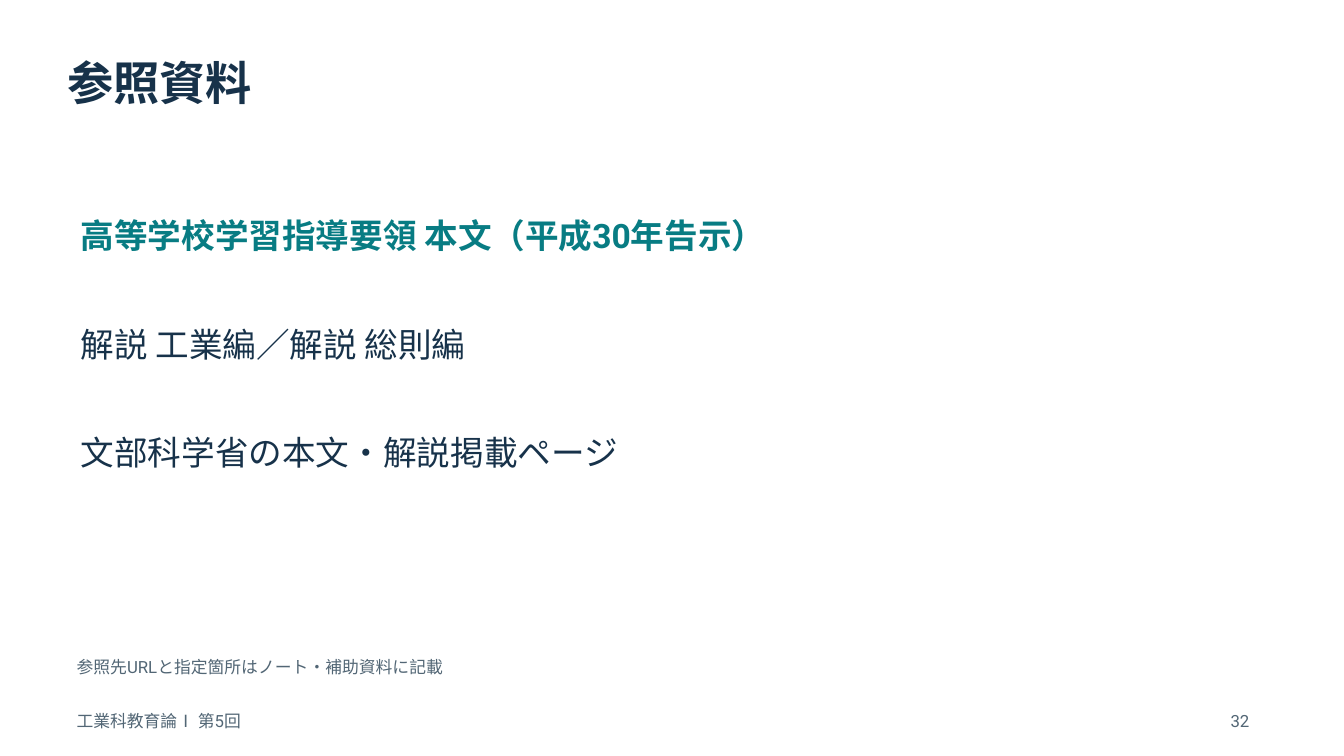
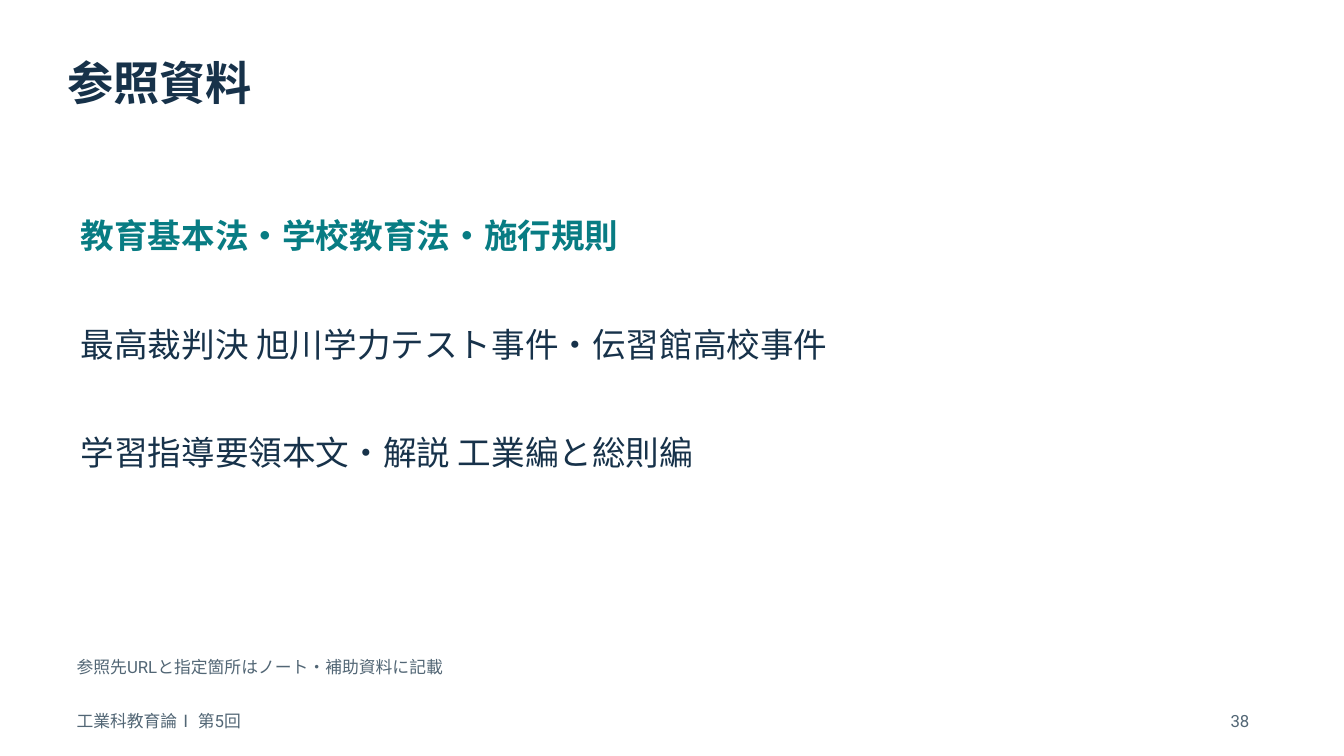
Before and after one commit to zooc-14calbp/industrial-education-i, a slide deck: slide 38 of lessons/05/slides.pptx (slide 32 before the commit). Drawn at 1344x756 pixels with LibreOffice and Linux fonts; fonts in the diff are those of the drawing. Boxes give left, top, right and bottom in pixels: in the first picture for what was removed or moved away, otherwise in the second. Text is boxed around its words. In the diff, an @@ line names an element or a change of style, - is before the commit and + after.

```diff
--- a/lessons/05/slides.pptx
+++ b/lessons/05/slides.pptx
@@ text at (81, 219, 619, 251): text changed @@
-高等学校学習指導要領 本文（平成30年告示）
+教育基本法・学校教育法・施行規則
@@ text at (81, 328, 827, 360): text changed @@
-解説 工業編／解説 総則編
+最高裁判決 旭川学力テスト事件・伝習館高校事件
@@ text at (81, 436, 693, 468): text changed @@
-文部科学省の本文・解説掲載ページ
+学習指導要領本文・解説 工業編と総則編
@@ text at (1231, 715, 1250, 727): text changed @@
-32
+38
```
Also in this commit, not shown: 30 other slides changed, 6 slides added, 6 other files.
